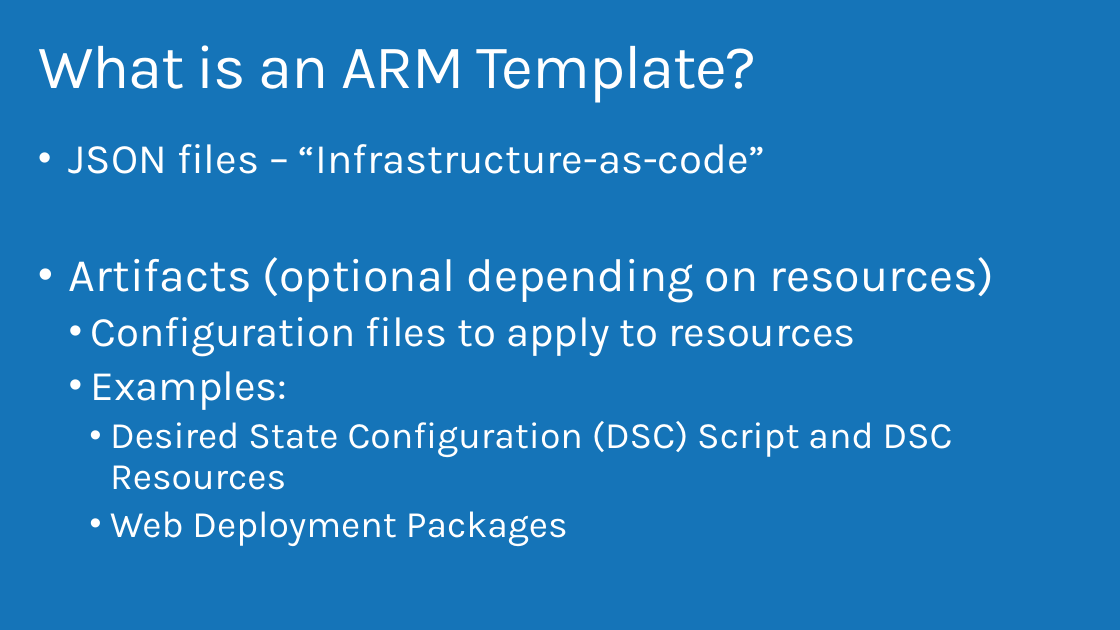
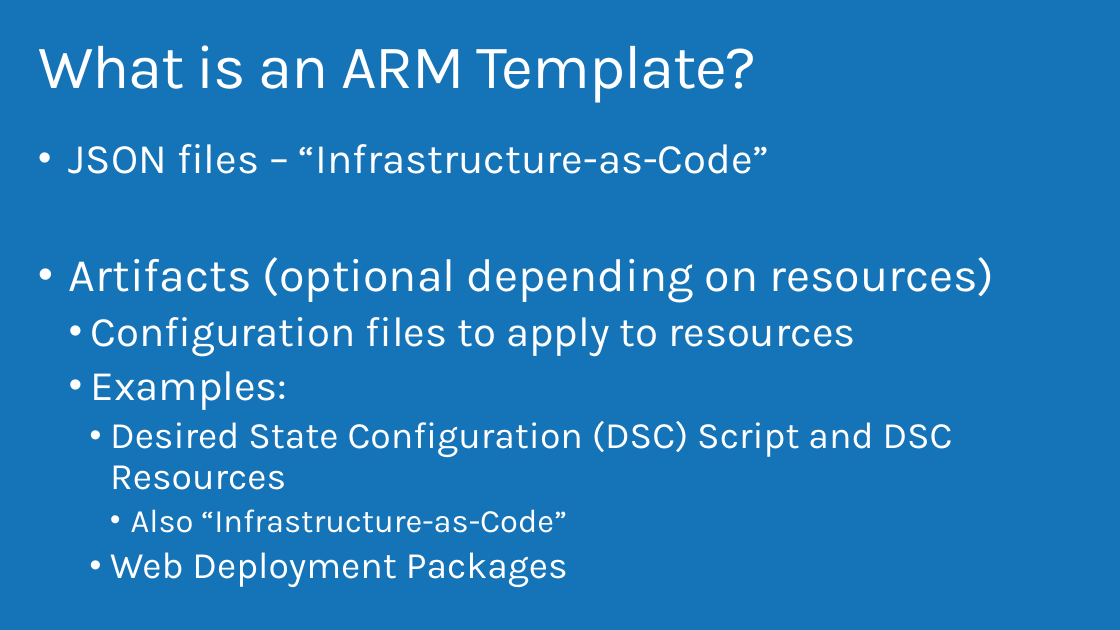
Before and after one commit to AzureCAT-GSI/SAP-on-Azure, a slide deck: slide 6 of Presentations/Infrastructure as Code.pptx. Drawn at 1120x630 pixels with LibreOffice and Linux fonts; fonts in the diff are those of the drawing; background and template pictures are left out. Boxes give left, top, right and bottom in pixels: in the first picture for what was removed or moved away, otherwise in the second. Text is boxed around its words. In the diff, an @@ line names an element or a change of style, - is before the commit and + after.

Commit message:
Corrected DSC configuration script where SAP files are downloaded.  Also, includes minor updates to a couple of presentations from the workshop.

```diff
--- a/Presentations/Infrastructure as Code.pptx
+++ b/Presentations/Infrastructure as Code.pptx
@@ text at [69,144,770,174]: text changed @@
-  • JSON files – “Infrastructure-as-code”
+  • JSON files – “Infrastructure-as-Code”
@@ text at [131,509,567,533]: paragraph added @@
+      • Also “Infrastructure-as-Code”
```
Also in this commit, not shown: 2 other slides changed, 2 other files.
